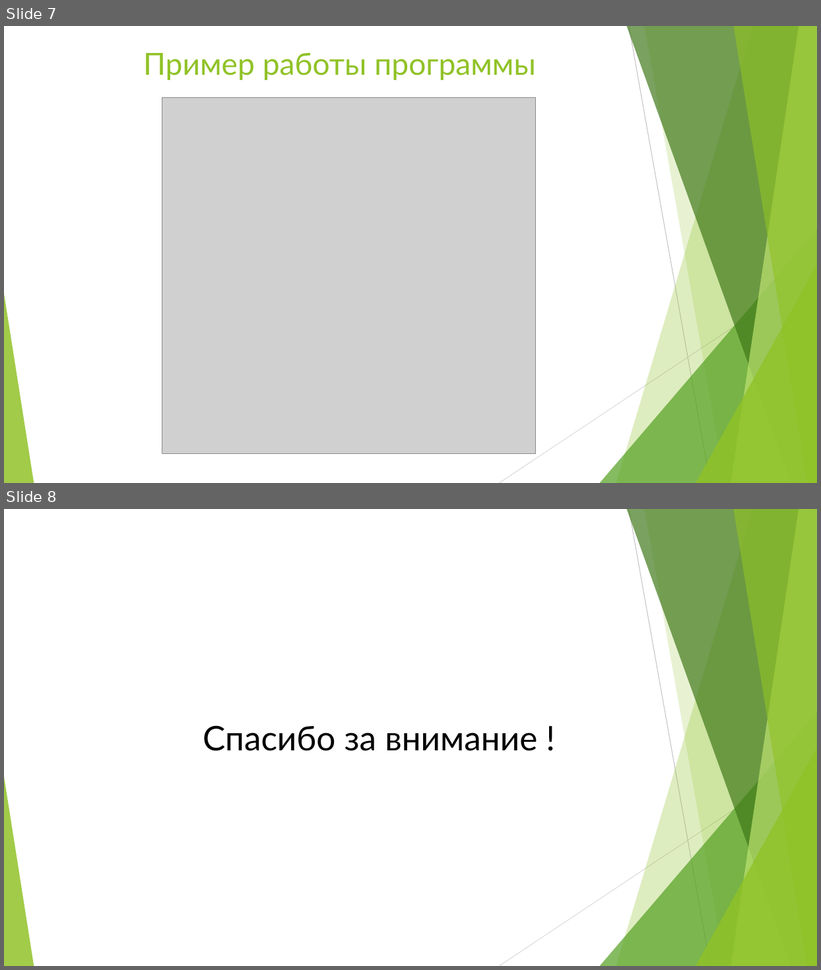
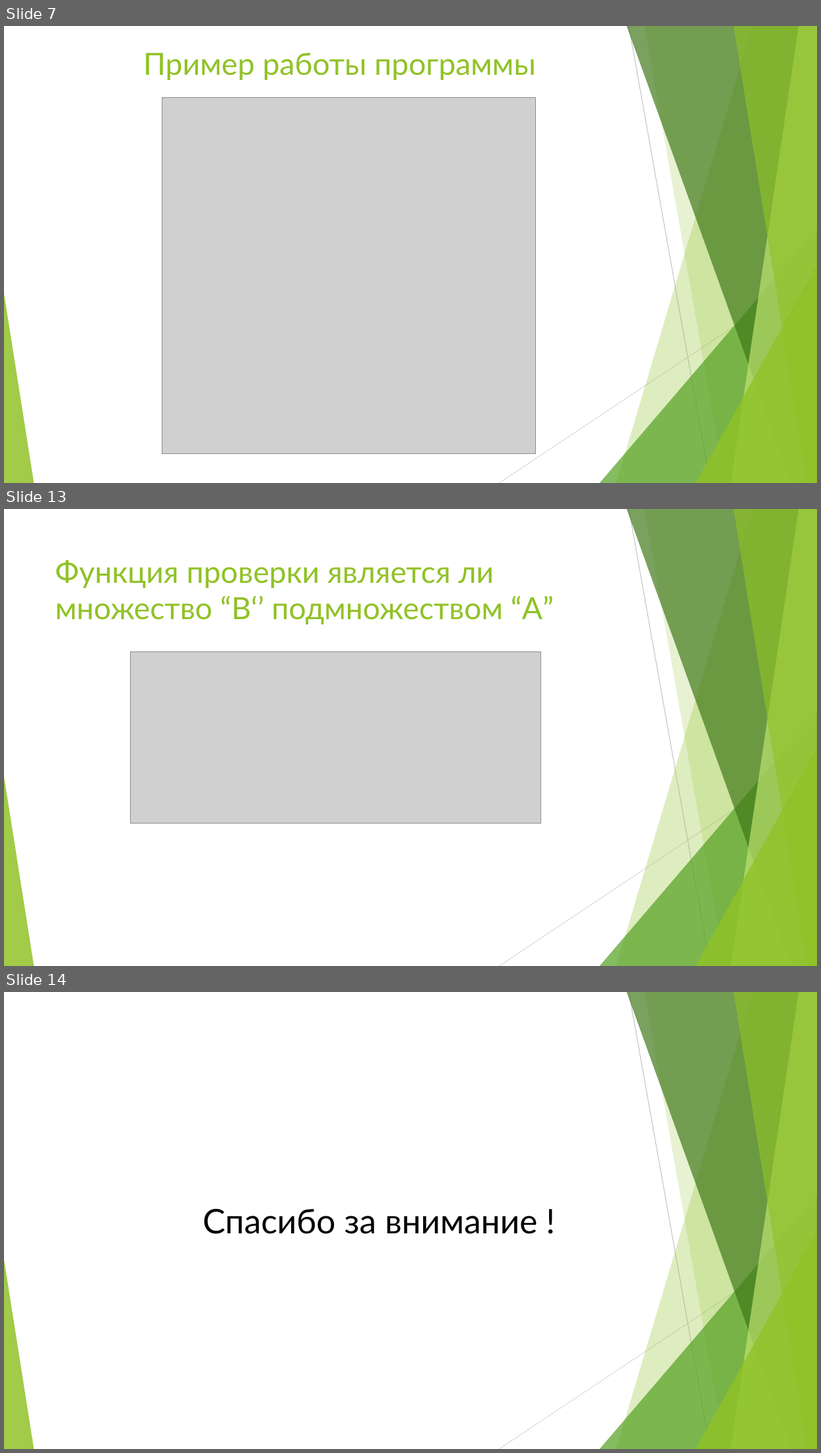
Before and after one commit to prog-kkkmt/p2-17, a slide deck: Презентация Соколов П2-17.pptx. Shown one above the other, each under a label of ours: slides 7 and 8 before the commit, slides 7, 13 and 14 after it; the slides between them are not shown. The pictures are 821x970 and 821x1453 pixels, drawn with LibreOffice and Linux fonts; fonts in the diff are those of the drawing; grey boxes stand for pictures. Boxes give left, top, right and bottom in pixels: in the first picture for what was removed or moved away, otherwise in the second. Text is boxed around its words. In the diff, an @@ line names an element or a change of style, - is before the commit and + after.

```diff
--- a/Презентация Соколов П2-17.pptx
+++ b/Презентация Соколов П2-17.pptx
@@ slide 13 added at (4, 509, 817, 966), background #FFFFFF; not listed: 10 template elements that a slide beside it also shows @@
@@ title added at (55, 560, 554, 625), 36 pt, text #90C226 @@
+Функция проверки является ли множество “B‘’ подмножеством “A”
@@ picture added at (130, 652, 541, 824) @@
@@ what was slide 8 is now slide 14 @@
```
Also in this commit, not shown: 5 other slides added.
